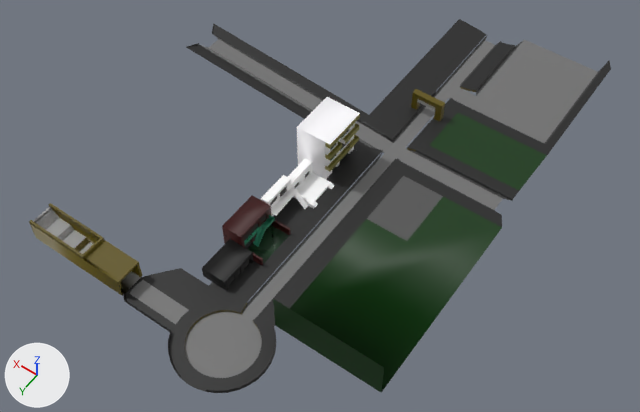
Renders of the FBX model Assets/San Nicolas/Costanera/Costanera + Regatas.fbx from each side of a commit.
One viewpoint serves both versions: a 50 mm lens placed at (-187.0, 117.0, 301.0), pointed at (-46.0, -82.0, -10.0). Arrows for +X, +Y and +Z are at lower left; the lights stay in place. The picture after the commit comes second. Where no turn or scale is listed for an object, it has been applied to the vertices.
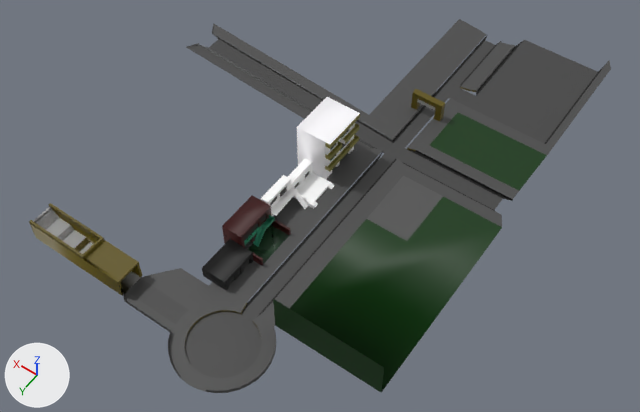
Boxes [x1, y1, x2, y2] around the edits, measured in the pictures (640 x 412 px):
'Plane', recoloured: [122, 19, 611, 393] in both

The change in detail:
Material 'Calle' (mat_calle) changes colour from grey #737373 to dark grey #444444; in linear values from (0.17, 0.17, 0.17) to (0.0574, 0.0574, 0.0574).
Material 'Vereda' (mat_vereda) changes colour from black #1f1f1f to dark grey #4a4a4a; in linear values from (0.0135, 0.0135, 0.0135) to (0.0689, 0.0689, 0.0689).
